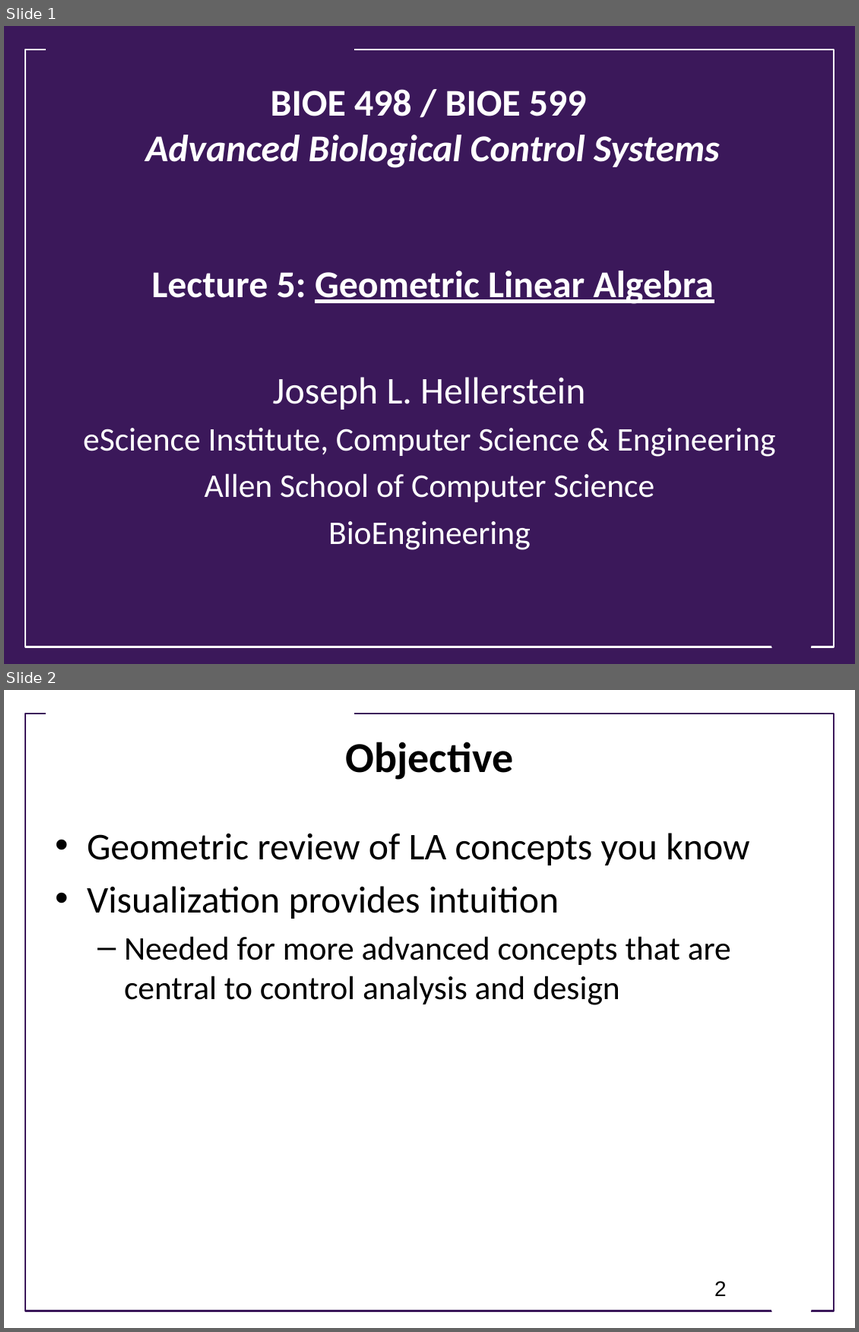
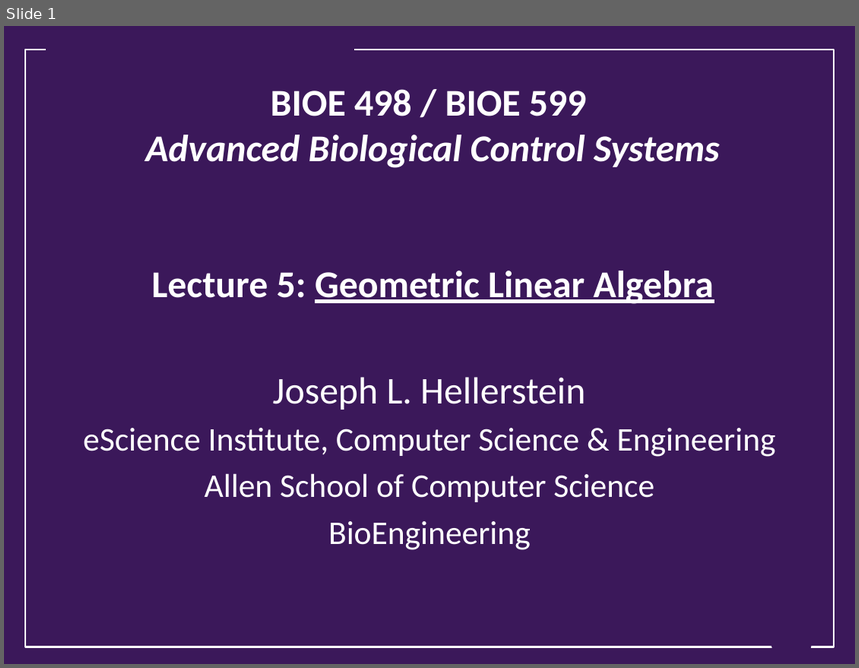
Before and after one commit to joseph-hellerstein/advanced-controls-lectures, a slide deck: Lecture_4-Geometric-Linear-Algebra/Geometric-Linear-Algebra.pptx. Shown one above the other, each under a label of ours: slides 1 and 2 before the commit, slide 1 after it. The pictures are 859x1332 and 859x668 pixels, drawn with LibreOffice and Linux fonts; fonts in the diff are those of the drawing; background and template pictures are left out. Boxes give left, top, right and bottom in pixels: in the first picture for what was removed or moved away, otherwise in the second. Text is boxed around its words. In the diff, an @@ line names an element or a change of style, - is before the commit and + after.

Commit message:
Updated geometric linear algebra

```diff
--- a/Lecture_4-Geometric-Linear-Algebra/Geometric-Linear-Algebra.pptx
+++ b/Lecture_4-Geometric-Linear-Algebra/Geometric-Linear-Algebra.pptx
@@ slide 2 removed at [4, 690, 855, 1328], background #FFFFFF @@
@@ rectangle removed at [46, 704, 354, 725] @@
@@ rectangle removed at [25, 714, 834, 1312] @@
@@ title removed at [346, 742, 514, 780] @@
-Objective
@@ text removed at [87, 833, 750, 1005] @@
-• Geometric review of LA concepts you know
-• Visualization provides intuition
-  – Needed for more advanced concepts that are central to control analysis and design
@@ page number removed at [715, 1281, 727, 1296] @@
-2
@@ trapezoid removed at [764, 1281, 819, 1317] @@
```
Also in this commit, not shown: 2 slides changed, 14 slides added.
